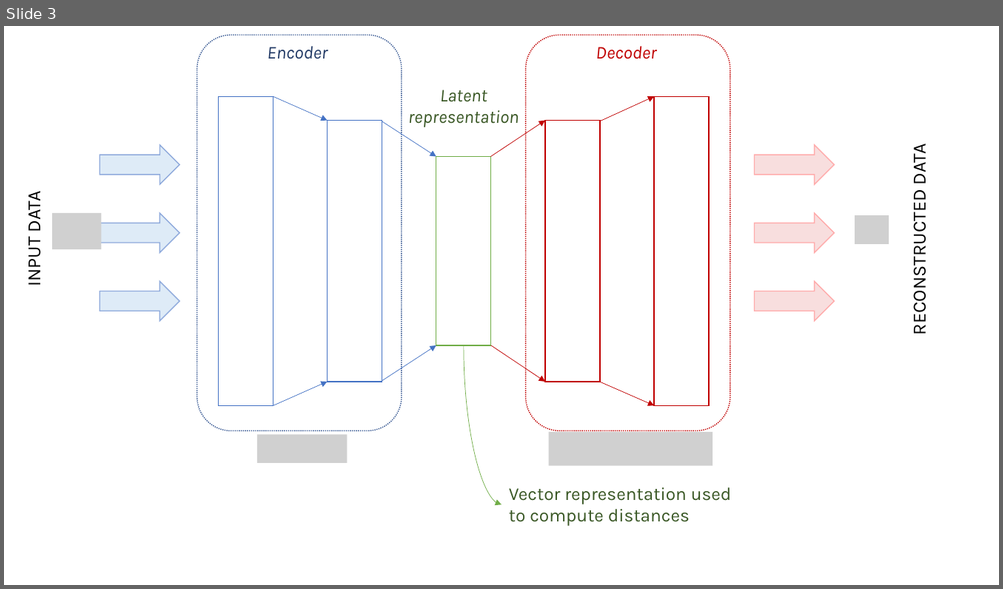
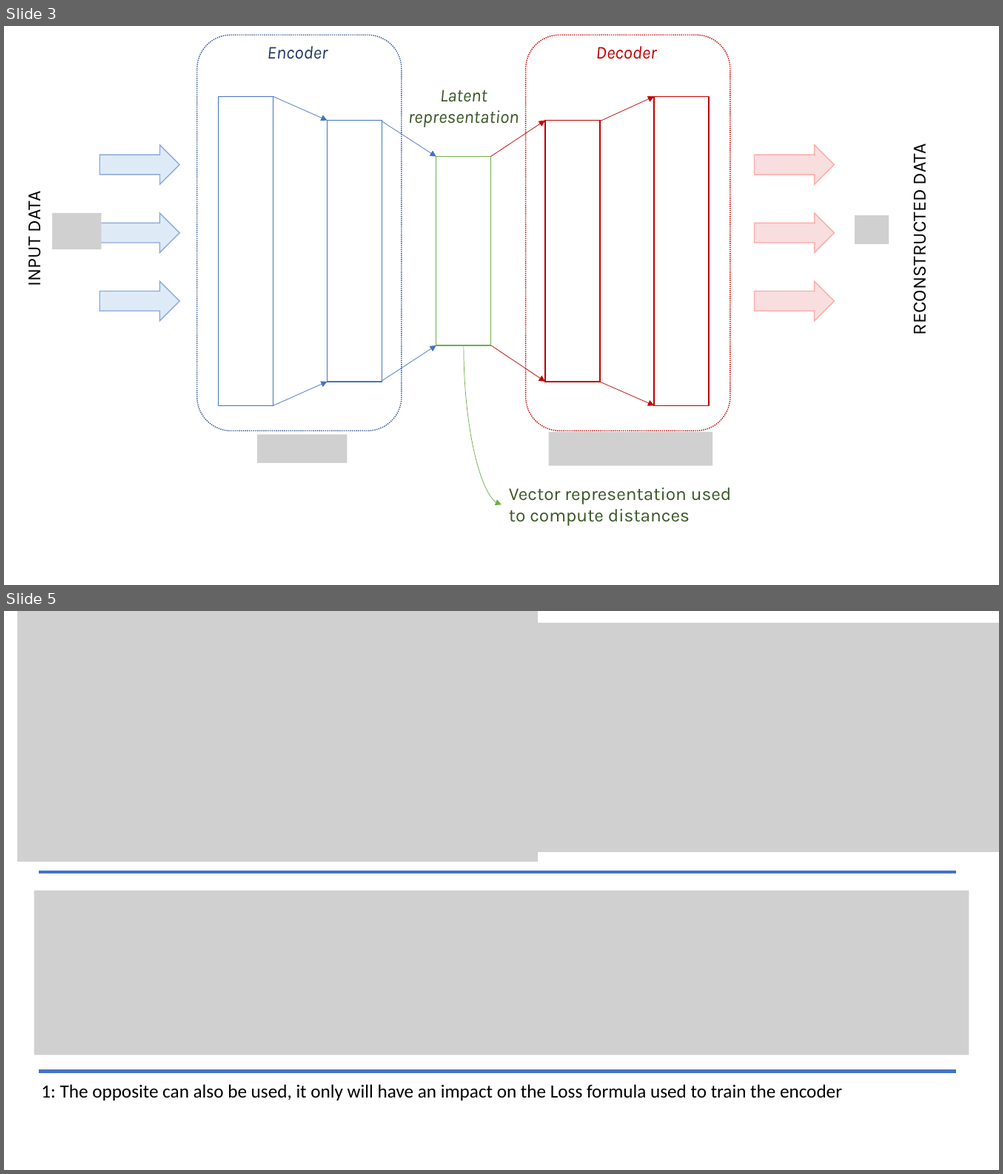
Before and after one commit to dimartinot/Text-Semantic-Similarity, a slide deck: article/text_similarity_support.pptx. Shown one above the other, each under a label of ours: slide 3 before the commit, slides 3 and 5 after it; the slides between them are not shown. The pictures are 1003x589 and 1003x1174 pixels, drawn with LibreOffice and Linux fonts; fonts in the diff are those of the drawing; grey boxes stand for pictures. Boxes give left, top, right and bottom in pixels: in the first picture for what was removed or moved away, otherwise in the second. Text is boxed around its words. In the diff, an @@ line names an element or a change of style, - is before the commit and + after.

Commit message:
Updating powerpoint

```diff
--- a/article/text_similarity_support.pptx
+++ b/article/text_similarity_support.pptx
@@ slide 5 added at (4, 611, 999, 1170), background #FFFFFF @@
@@ picture added at (17, 611, 538, 862) @@
@@ picture added at (443, 623, 999, 853) @@
@@ line added from (39, 872) to (956, 872), #4472C4 3 pt @@
@@ picture added at (34, 891, 969, 1056) @@
@@ line added from (39, 1072) to (956, 1072), #4472C4 3 pt @@
@@ text added at (41, 1085, 842, 1101), 18 pt, text #000000 @@
+1: The opposite can also be used, it only will have an impact on the Loss formula used to train the encoder
```
Also in this commit, not shown: 2 other slides added, 2 slides removed, 4 other files.
